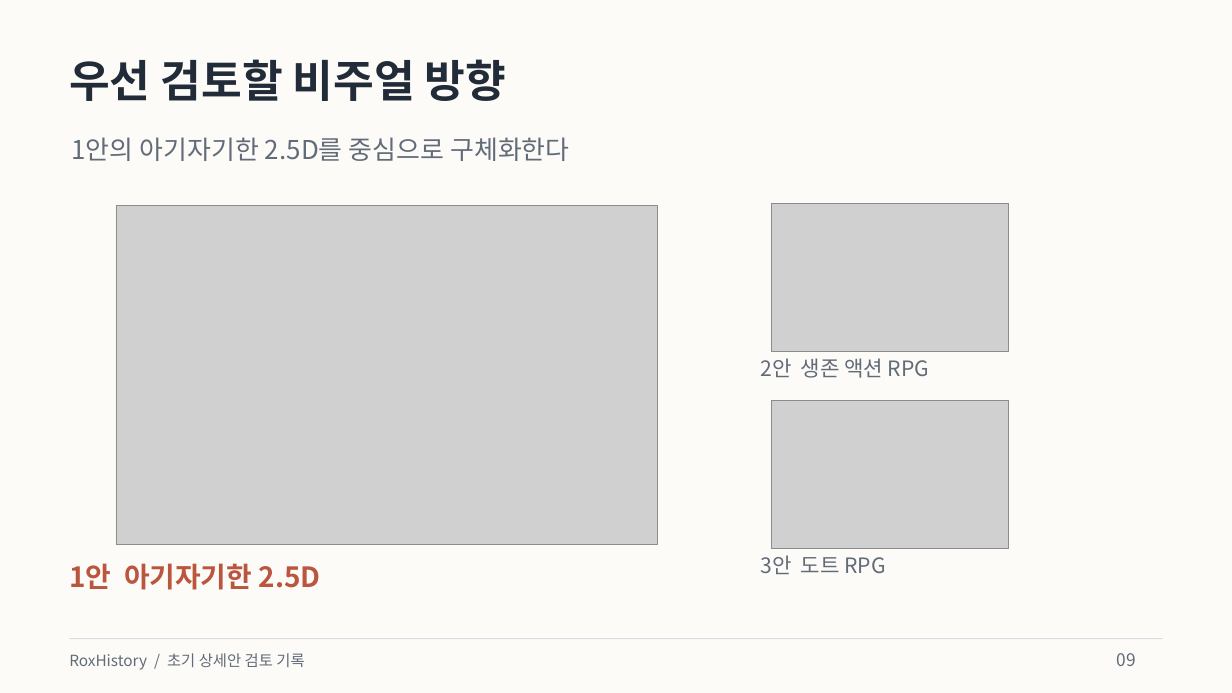
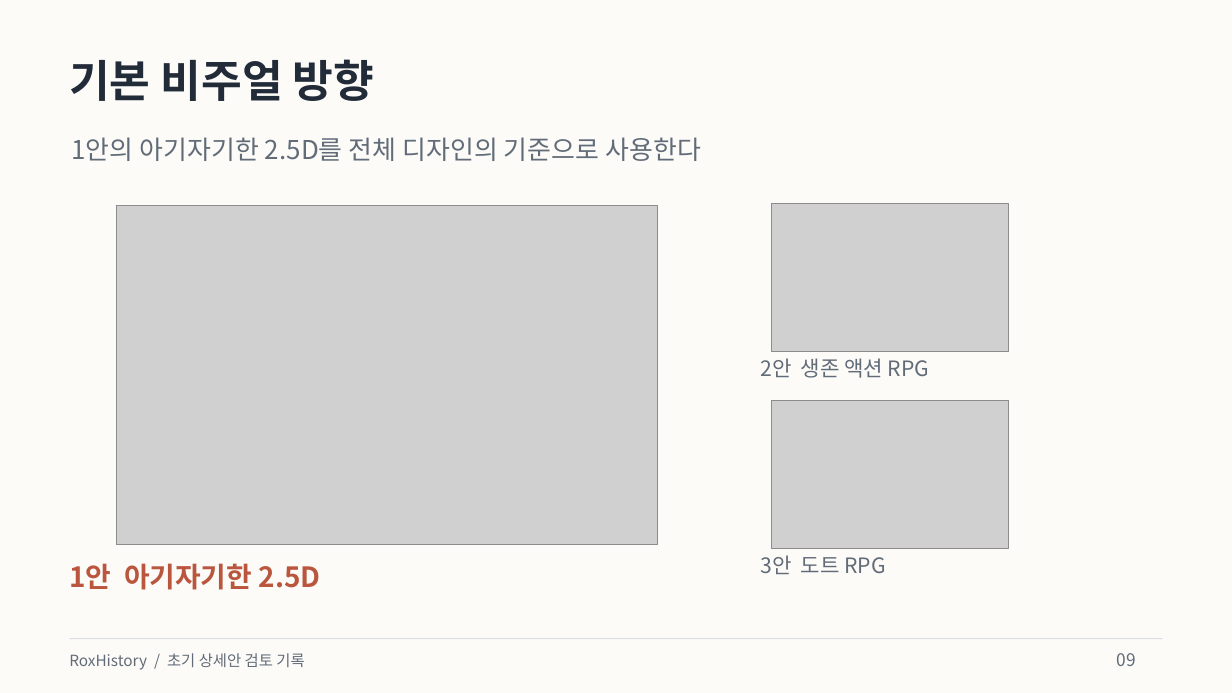
Before and after one commit to byungho-cho/roxhistory, a slide deck: slide 9 of presentations/RoxHistory_Overview_v0.1.pptx. Drawn at 1232x693 pixels with LibreOffice and Linux fonts; fonts in the diff are those of the drawing; grey boxes stand for pictures. Boxes give left, top, right and bottom in pixels: in the first picture for what was removed or moved away, otherwise in the second. Text is boxed around its words. In the diff, an @@ line names an element or a change of style, - is before the commit and + after.

```diff
--- a/presentations/RoxHistory_Overview_v0.1.pptx
+++ b/presentations/RoxHistory_Overview_v0.1.pptx
@@ text at [69, 59, 374, 101]: text changed @@
-우선 검토할 비주얼 방향
+기본 비주얼 방향
@@ text at [71, 137, 701, 161]: text changed @@
-1안의 아기자기한 2.5D를 중심으로 구체화한다
+1안의 아기자기한 2.5D를 전체 디자인의 기준으로 사용한다
```
Also in this commit, not shown: 1 other slide changed, 1 slide added, 3 other files.
